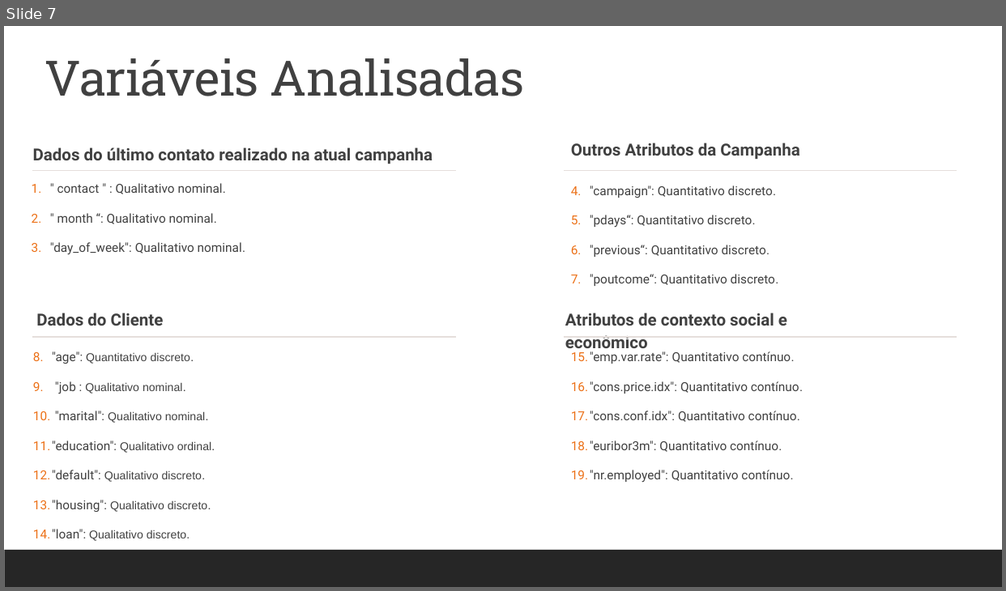
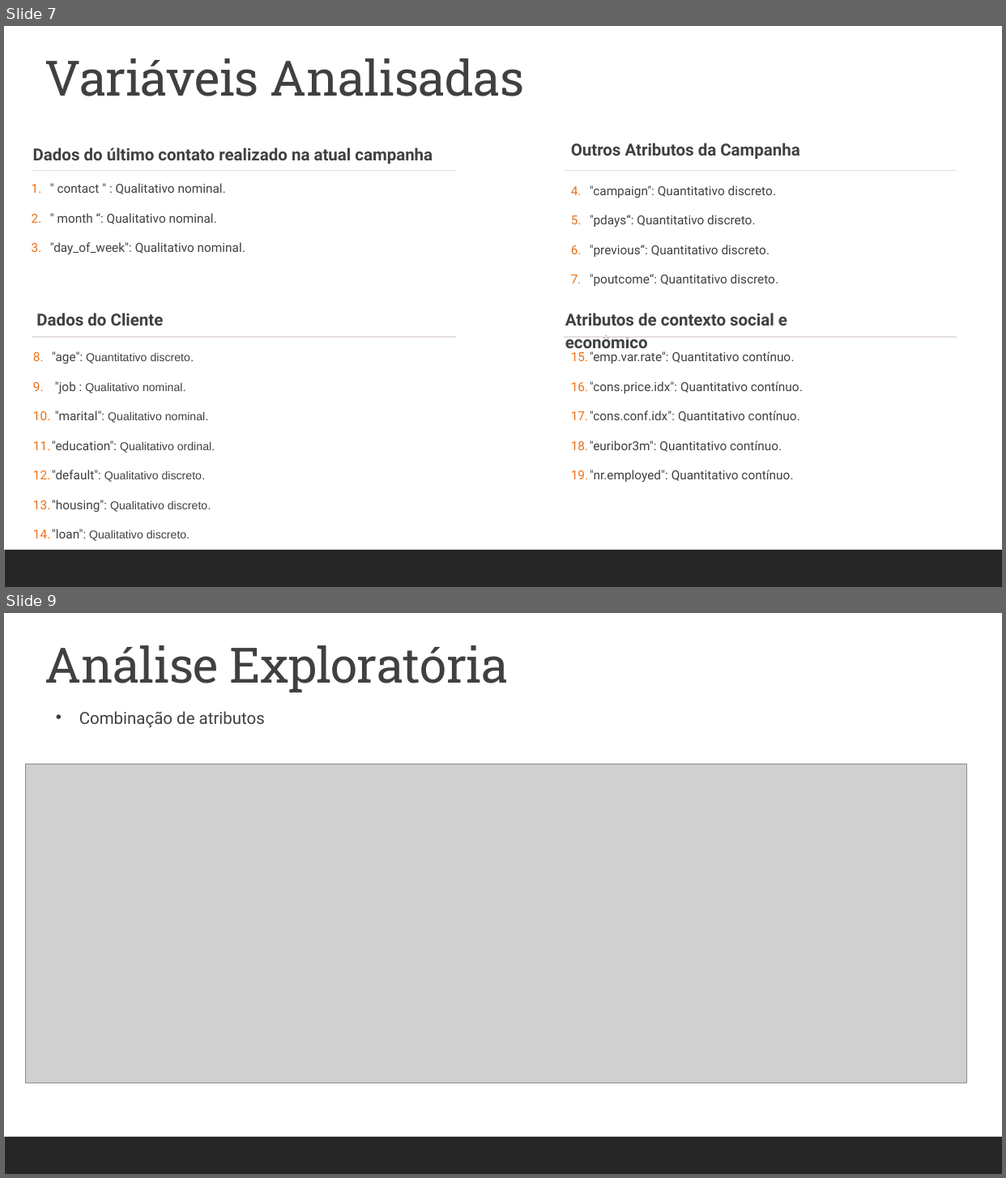
Before and after one commit to pedrosouzalv/PO-233, a slide deck: Projeto de PO-233.pptx. Shown one above the other, each under a label of ours: slide 7 before the commit, slides 7 and 9 after it; the slides between them are not shown. The pictures are 1006x591 and 1006x1178 pixels, drawn with LibreOffice and Linux fonts; fonts in the diff are those of the drawing; grey boxes stand for pictures. Boxes give left, top, right and bottom in pixels: in the first picture for what was removed or moved away, otherwise in the second. Text is boxed around its words. In the diff, an @@ line names an element or a change of style, - is before the commit and + after.

```diff
--- a/Projeto de PO-233.pptx
+++ b/Projeto de PO-233.pptx
@@ slide 9 added at [4, 613, 1002, 1174], background #FFFFFF; not listed: 1 template element that a slide beside it also shows @@
@@ text added at [45, 645, 508, 693], 47 pt, text #404040 @@
+Análise Exploratória
@@ text added at [79, 711, 265, 728], 16 pt, text #404040 @@
+• Combinação de atributos
@@ picture added at [26, 764, 967, 1084] @@
```
Also in this commit, not shown: 1 slide changed, 1 other slide added, 7 other files.
